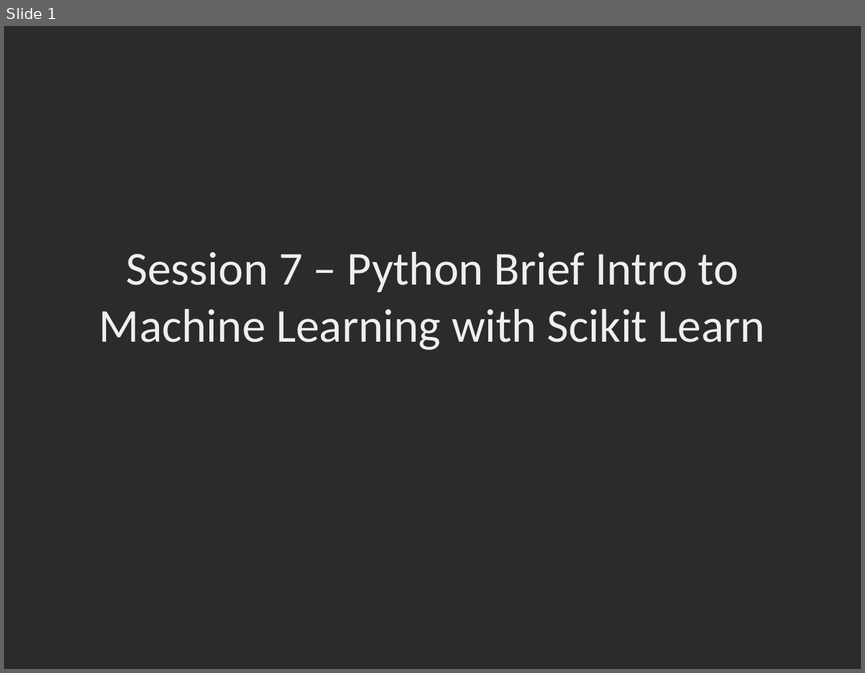
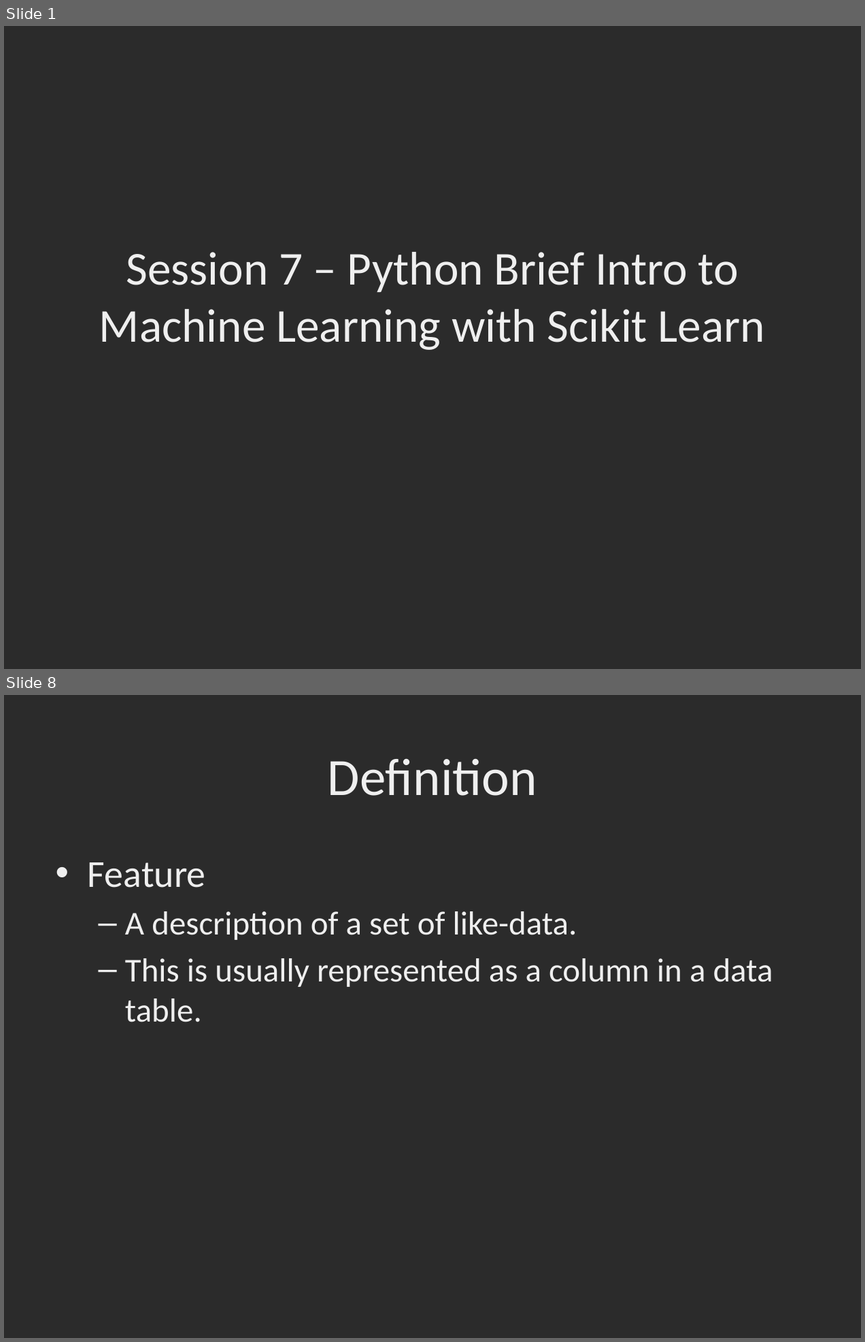
Before and after one commit to dbowmans46/PracticalProgramming, a slide deck: Session 7 - Python/Instructional Material/Session 7 - Python Brief Intro to Machine Learning with Scikit Learn.pptx. Shown one above the other, each under a label of ours: slide 1 before the commit, slides 1 and 8 after it; the slides between them are not shown. The pictures are 865x673 and 865x1342 pixels, drawn with LibreOffice and Linux fonts; fonts in the diff are those of the drawing; background and template pictures are left out; a plain dark background stands for a picture behind light text. Boxes give left, top, right and bottom in pixels: in the first picture for what was removed or moved away, otherwise in the second. Text is boxed around its words. In the diff, an @@ line names an element or a change of style, - is before the commit and + after.

```diff
--- a/Session 7 - Python/Instructional Material/Session 7 - Python Brief Intro to Machine Learning with Scikit Learn.pptx
+++ b/Session 7 - Python/Instructional Material/Session 7 - Python Brief Intro to Machine Learning with Scikit Learn.pptx
@@ slide 8 added at (x1=4, y1=695, x2=861, y2=1338), background picture (left out) @@
@@ title added at (x1=328, y1=759, x2=537, y2=796), 44 pt, text #EFEFEF @@
+Definition
@@ text added at (x1=88, y1=862, x2=773, y2=1022), 28 pt, text #EFEFEF @@
+• Feature
+  – A description of a set of like-data.
+  – This is usually represented as a column in a data table.
```
Also in this commit, not shown: 1 slide changed, 29 other slides added, 1 other file.
